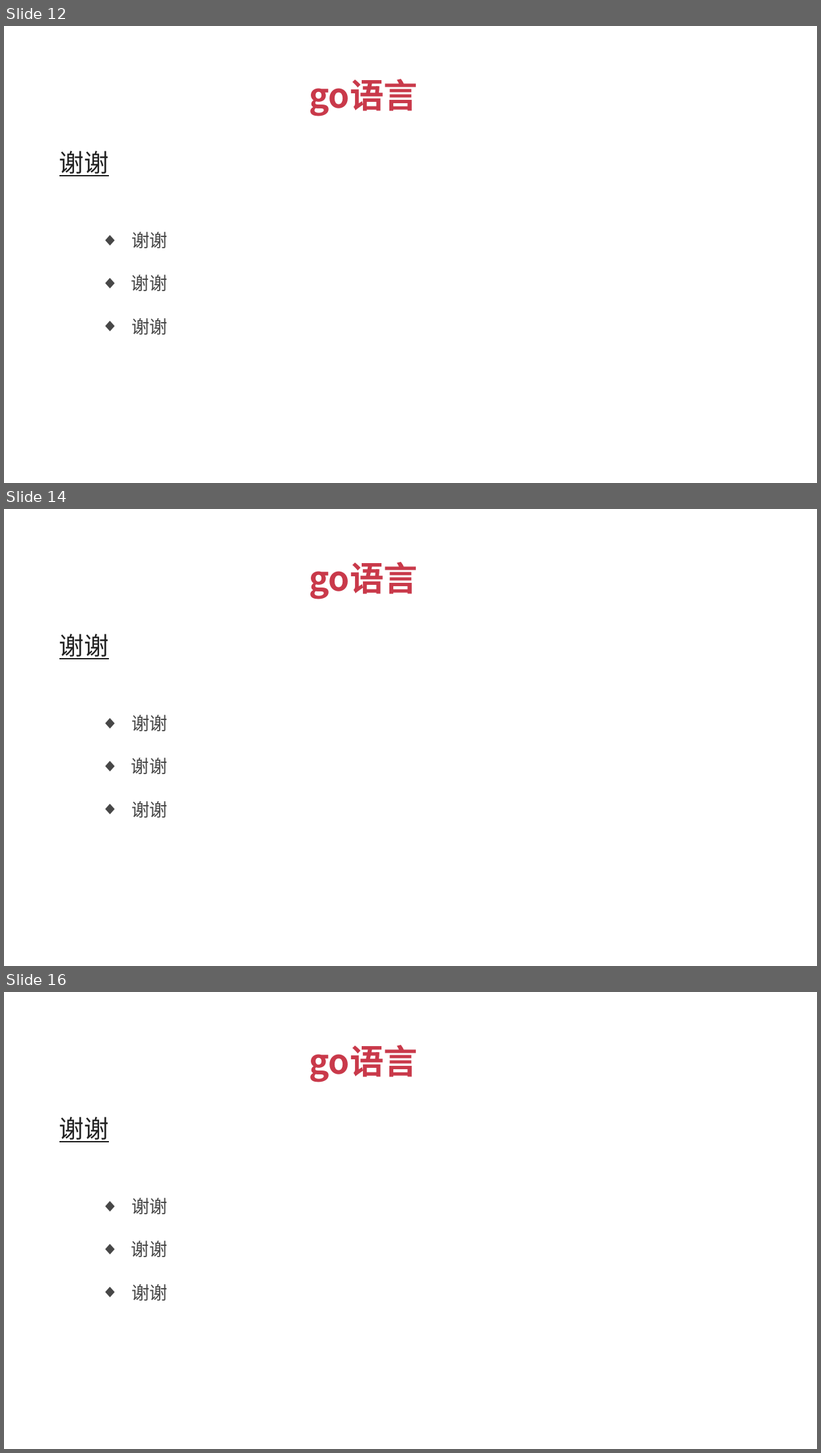
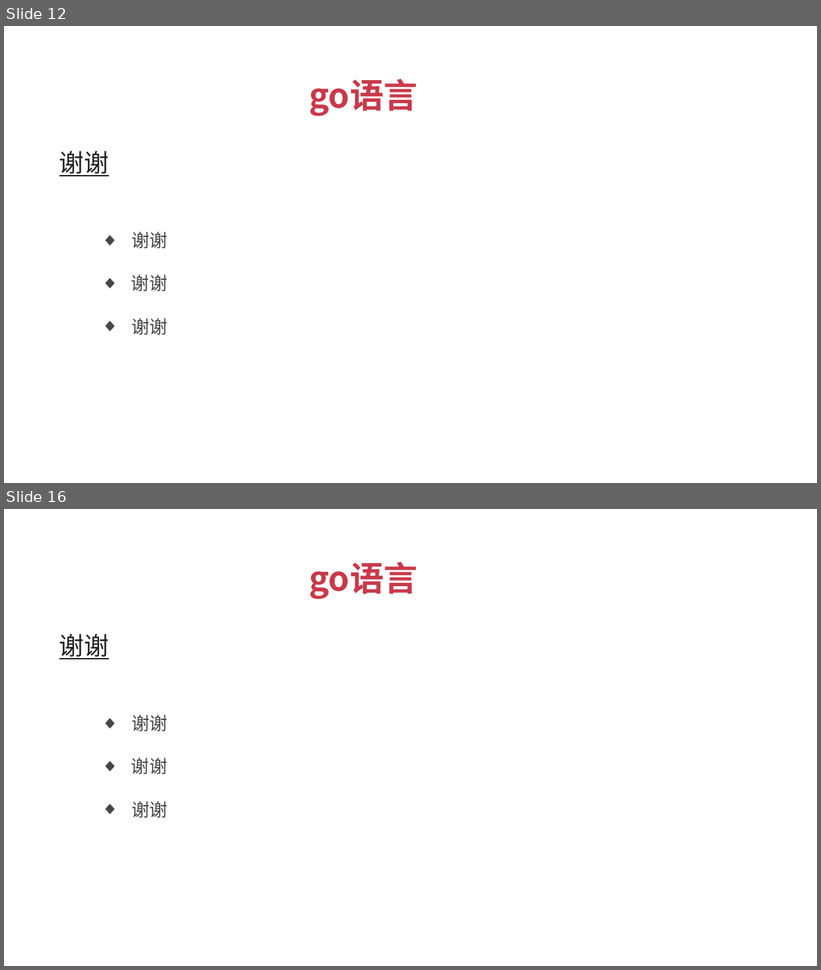
Before and after one commit to xuqiang76/golang, a slide deck: tuling/go语言_傻大猫.pptx. Shown one above the other, each under a label of ours: slides 12, 14 and 16 before the commit, slides 12 and 16 after it; the slides between them are not shown. The pictures are 821x1453 and 821x970 pixels, drawn with LibreOffice and Linux fonts; fonts in the diff are those of the drawing. Boxes give left, top, right and bottom in pixels: in the first picture for what was removed or moved away, otherwise in the second. Text is boxed around its words. In the diff, an @@ line names an element or a change of style, - is before the commit and + after.

```diff
--- a/tuling/go语言_傻大猫.pptx
+++ b/tuling/go语言_傻大猫.pptx
@@ slide 14 removed at (x1=4, y1=509, x2=817, y2=966), background #FFFFFF @@
@@ text removed at (x1=309, y1=562, x2=417, y2=599) @@
-go语言
@@ text removed at (x1=59, y1=634, x2=109, y2=659) @@
-谢谢
@@ text removed at (x1=131, y1=715, x2=168, y2=731) @@
-  ◆ 谢谢
@@ text removed at (x1=131, y1=758, x2=168, y2=774) @@
-  ◆ 谢谢
@@ text removed at (x1=131, y1=801, x2=168, y2=818) @@
-  ◆ 谢谢
```
Also in this commit, not shown: 2 slides changed, 3 slides added, 2 other slides removed, 5 other files.
